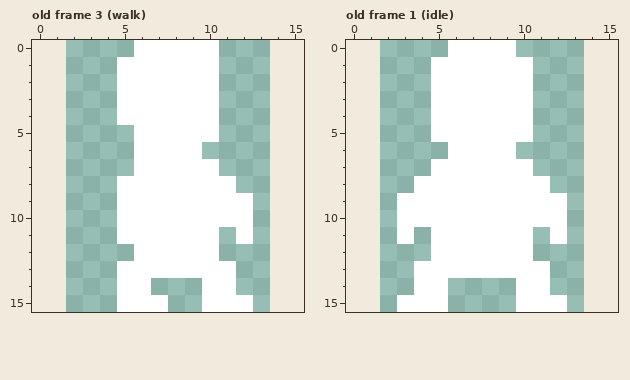
Two states of a pixel-art file, assets/spritesheets/player.ase. The picture above was drawn from the file before the commit.
12x16 pixels, 6 frames. Shown: old frame 3 (walk), old frame 1 (idle). The old version is drawn lined up with the new one, on the new canvas. The commit also changed other frames, which this record leaves out.
The result:
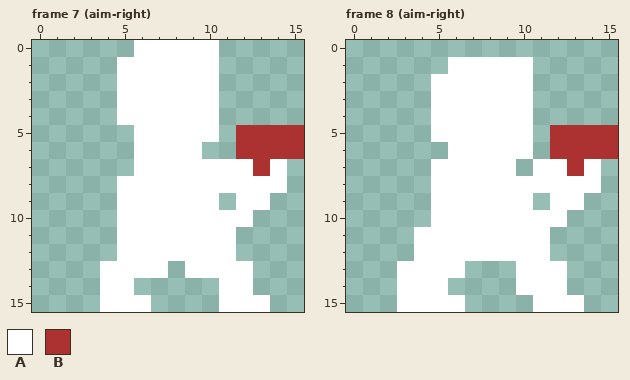
Palette (. is transparent): A #ffffff  B #ac3232
A new or re-ordered frame is compared with the old frame closest to it.
Author's note on the commit: Add idle aiming aseprite animations
Edits made:
{"change": "canvas 12x16 -> 16x16, the old top-left corner now at 2,0"}
{"change": "frames 6 -> 16"}
{"where": "frame 7 (aim-right) is new; against old frame 3 (walk)"}
{"frame":7,"y":5,"x":12,"old":"....","new":"BBBB"}
{"frame":7,"y":6,"x":12,"old":"....","new":"BBBB"}
{"frame":7,"y":7,"x":11,"old":"....","new":"AABA"}
{"frame":7,"y":8,"x":12,"old":"...","new":"AAA"}
{"frame":7,"y":9,"x":11,"old":"A","new":"."}
{"frame":7,"y":9,"x":13,"old":".","new":"A"}
{"frame":7,"y":11,"x":11,"old":".A","new":"A."}
{"frame":7,"y":12,"x":5,"old":".","new":"A"}
{"frame":7,"y":12,"x":11,"old":".","new":"A"}
{"frame":7,"y":13,"x":4,"old":".","new":"A"}
{"frame":7,"y":13,"x":8,"old":"A","new":"."}
{"frame":7,"y":13,"x":12,"old":".","new":"A"}
{"frame":7,"y":14,"x":4,"old":".","new":"A"}
{"frame":7,"y":14,"x":6,"old":"A","new":"."}
{"frame":7,"y":14,"x":10,"old":"A","new":"."}
{"frame":7,"y":14,"x":12,"old":".","new":"A"}
{"frame":7,"y":15,"x":4,"old":".","new":"A"}
{"frame":7,"y":15,"x":7,"old":"A","new":"."}
{"frame":7,"y":15,"x":10,"old":"A","new":"."}
{"frame":7,"y":15,"x":13,"old":".","new":"A"}
{"where": "frame 8 (aim-right) is new; against old frame 1 (idle)"}
{"frame":8,"y":0,"x":6,"old":"AAAA","new":"...."}
{"frame":8,"y":1,"x":5,"old":"A","new":"."}
{"frame":8,"y":5,"x":12,"old":"....","new":"BBBB"}
{"frame":8,"y":6,"x":10,"old":".","new":"A"}
{"frame":8,"y":6,"x":12,"old":"....","new":"BBBB"}
{"frame":8,"y":7,"x":10,"old":"A....","new":".AABA"}
{"frame":8,"y":8,"x":4,"old":"A","new":"."}
{"frame":8,"y":8,"x":12,"old":"...","new":"AAA"}
{"frame":8,"y":9,"x":3,"old":"AA","new":".."}
{"frame":8,"y":9,"x":11,"old":"A","new":"."}
{"frame":8,"y":9,"x":13,"old":".","new":"A"}
{"frame":8,"y":10,"x":3,"old":"AA","new":".."}
{"frame":8,"y":11,"x":3,"old":"A.","new":".A"}
{"frame":8,"y":11,"x":11,"old":".A","new":"A."}
{"frame":8,"y":12,"x":4,"old":".","new":"A"}
{"frame":8,"y":12,"x":11,"old":".","new":"A"}
{"frame":8,"y":13,"x":3,"old":".","new":"A"}
{"frame":8,"y":13,"x":7,"old":"AAA","new":"..."}
{"frame":8,"y":13,"x":12,"old":".","new":"A"}
{"frame":8,"y":14,"x":3,"old":".","new":"A"}
{"frame":8,"y":14,"x":12,"old":".","new":"A"}
{"frame":8,"y":15,"x":6,"old":".","new":"A"}
{"frame":8,"y":15,"x":10,"old":"A","new":"."}
{"frame":8,"y":15,"x":13,"old":".","new":"A"}
